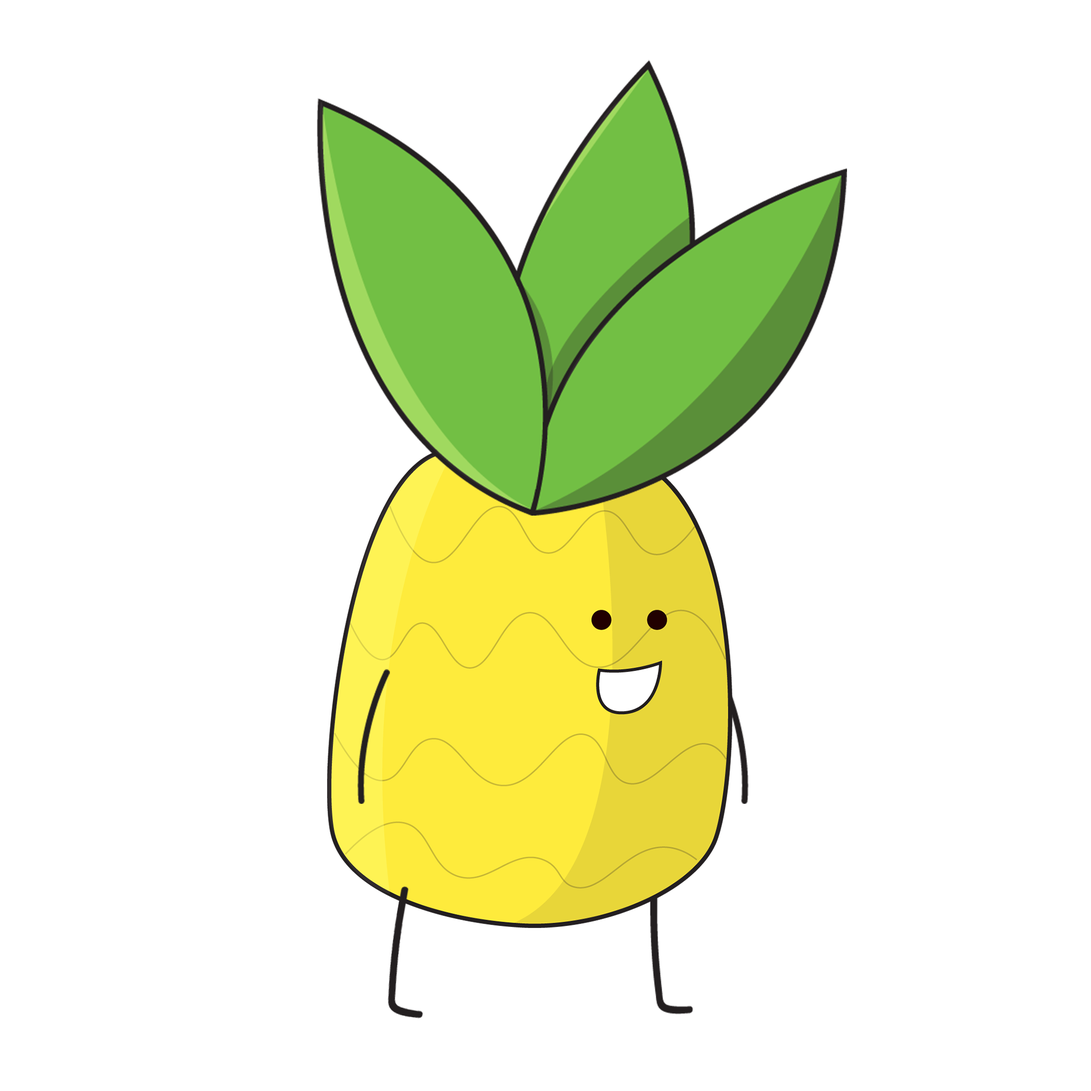
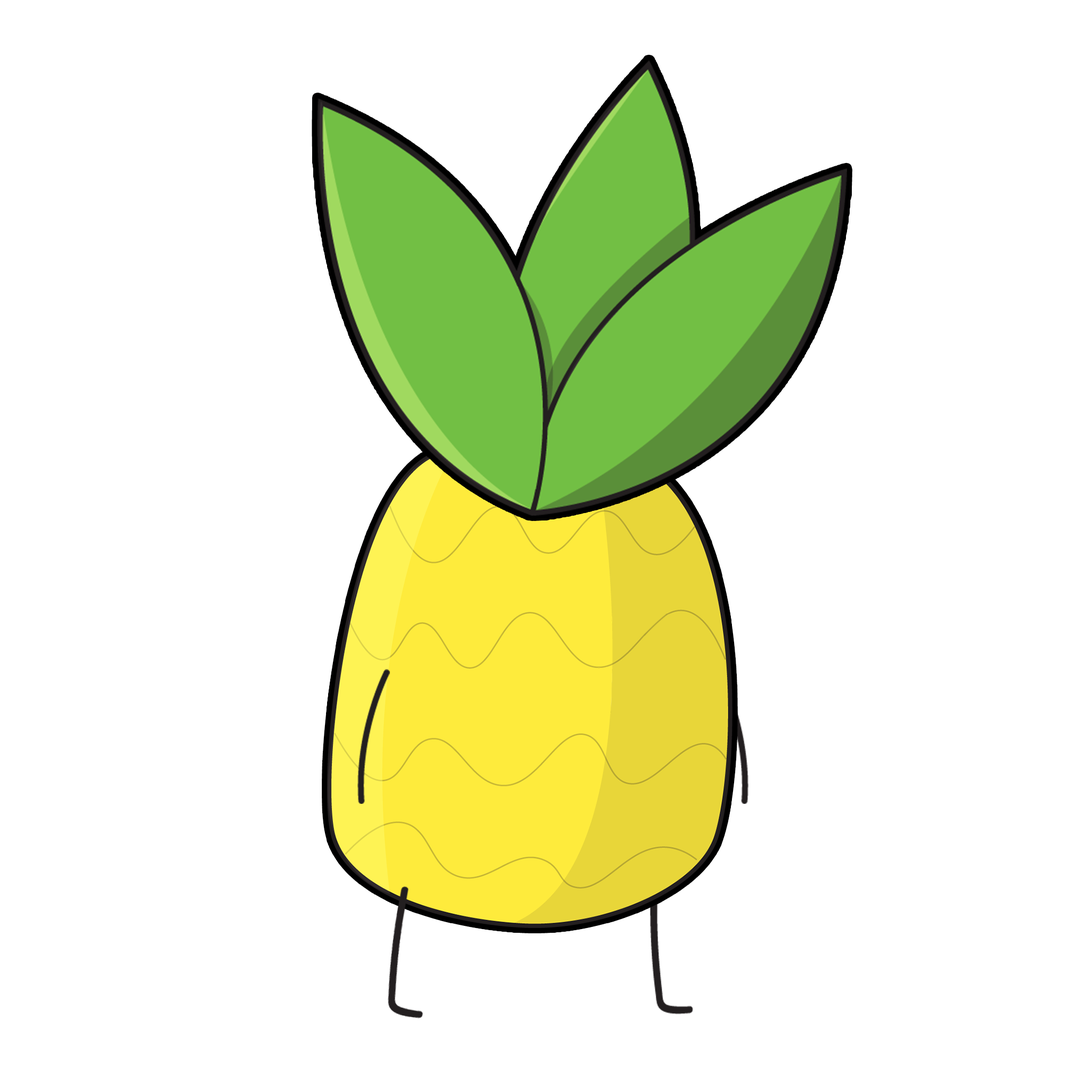
Layers edited between the first and the second 1091px x 1091px image:
painted on "Hair" over [311, 54, 853, 522]
painted on "Torso" over [321, 425, 739, 934]
